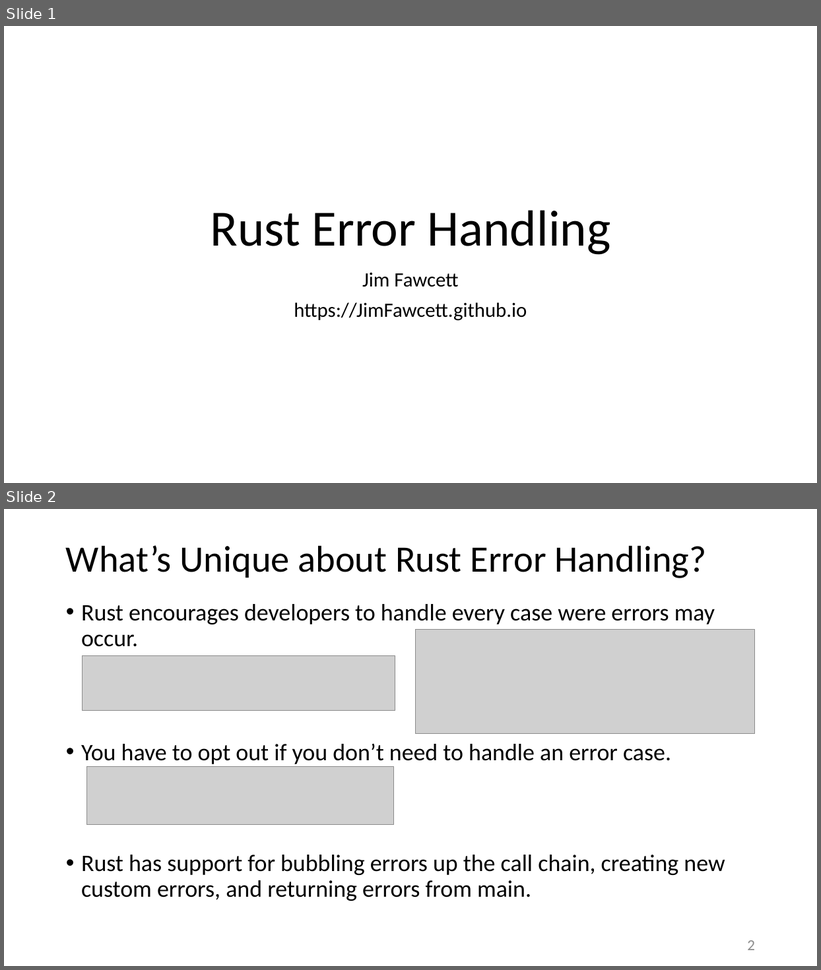
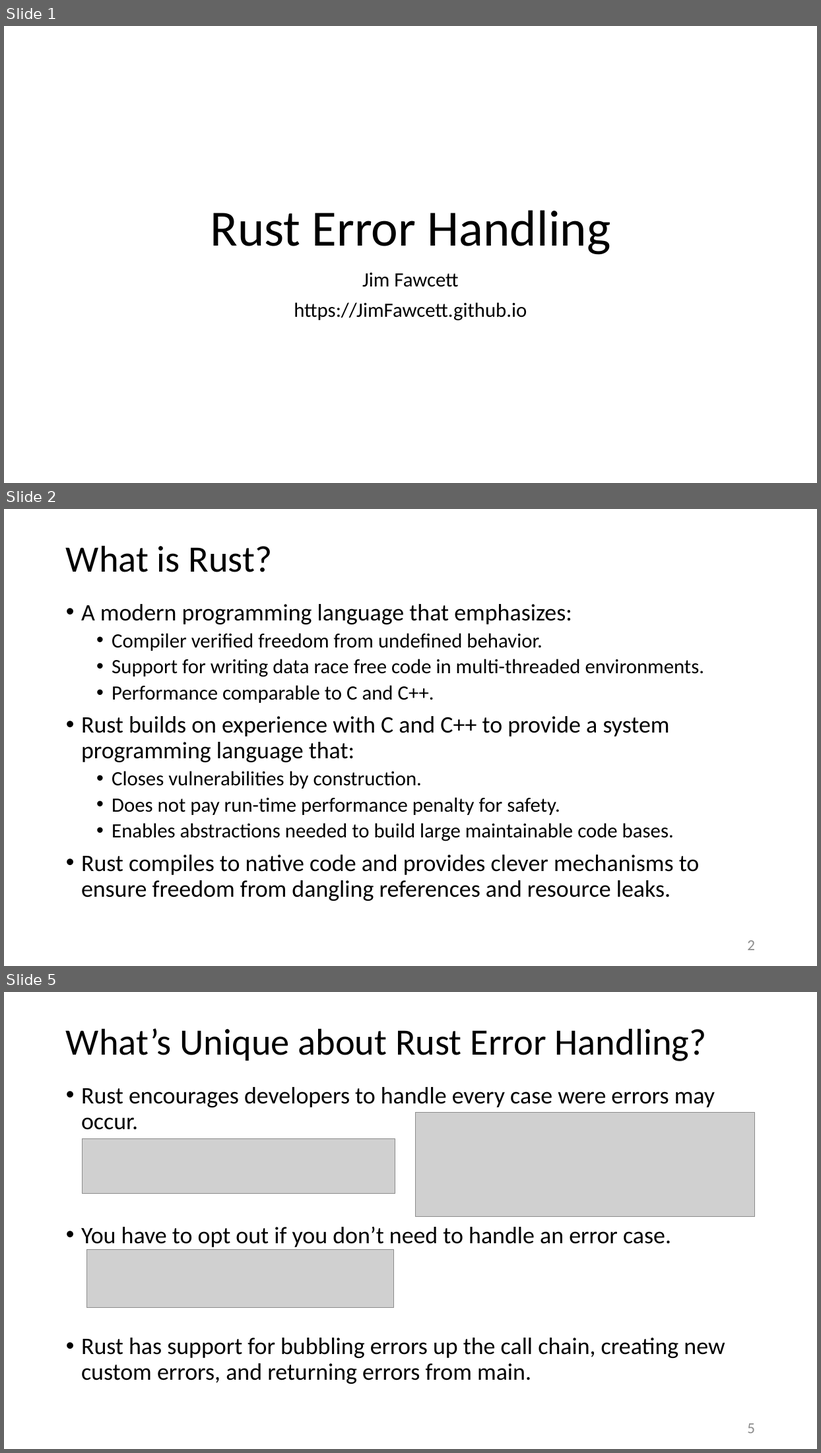
Before and after one commit to JimFawcett/JimFawcett.github.io, a slide deck: Resources/RustErrorHandling.pptx. Shown one above the other, each under a label of ours: slides 1 and 2 before the commit, slides 1, 2 and 5 after it; the slides between them are not shown. The pictures are 821x970 and 821x1453 pixels, drawn with LibreOffice and Linux fonts; fonts in the diff are those of the drawing; grey boxes stand for pictures. Boxes give left, top, right and bottom in pixels: in the first picture for what was removed or moved away, otherwise in the second. Text is boxed around its words. In the diff, an @@ line names an element or a change of style, - is before the commit and + after.

```diff
--- a/Resources/RustErrorHandling.pptx
+++ b/Resources/RustErrorHandling.pptx
@@ slide 2 added at box(4, 509, 817, 966), background #FFFFFF @@
@@ title added at box(66, 545, 273, 572), 44 pt, text #000000 @@
+What is Rust?
@@ text added at box(81, 604, 704, 901), 24 pt, text #000000 @@
+• A modern programming language that emphasizes:
+  • Compiler verified freedom from undefined behavior.
+  • Support for writing data race free code in multi-threaded environments.
+  • Performance comparable to C and C++.
+• Rust builds on experience with C and C++ to provide a system programming language that:
+  • Closes vulnerabilities by construction.
+  • Does not pay run-time performance penalty for safety.
+  • Enables abstractions needed to build large maintainable code bases.
+• Rust compiles to native code and provides clever mechanisms to ensure freedom from dangling references and resource leaks.
@@ page number added at box(747, 941, 755, 951), 18 pt, text #8C8C8C @@
+2
@@ what was slide 2 is now slide 5 @@
@@ page number at box(747, 1424, 755, 1434): text changed @@
-2
+5
```
Also in this commit, not shown: 2 other slides added, 1 other file.
